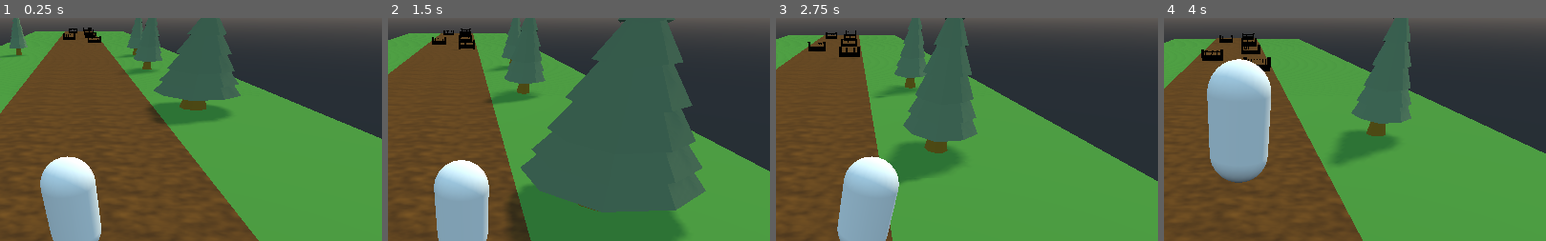
Above: before the commit, frames 1-4 (left to right).
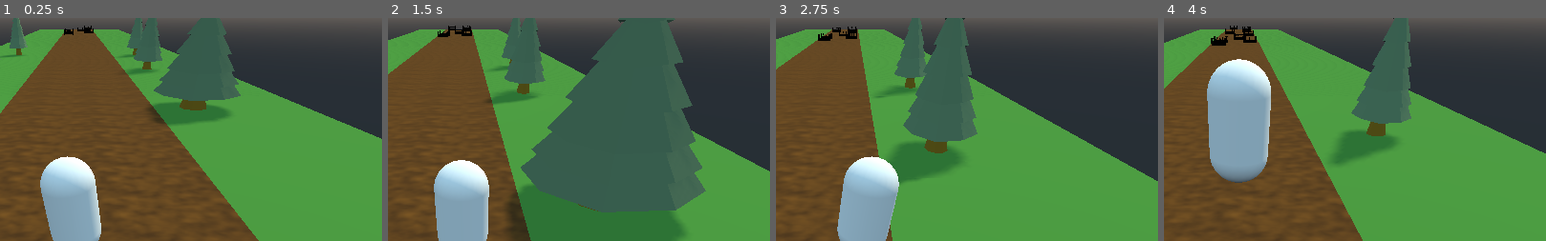
Above: after the commit, the same moments.

Repository: TaaviKodari/2022SyksyKe1830_GodotRunner
Game: Godot game, scene res://Main.tscn
Same seed, same stepped clock (60 frames per second), same inputs: the game is played once before the commit and once after it.
Inputs:
- Up to frame 1 (0.25 s): no input
- Up to frame 2 (1.5 s): hold D (move_right) 0.53-1.28 s; tap Space (jump) at 0.77 s; hold A (move_left) from 1.28 s (still down)
- Up to frame 3 (2.75 s): tap Space (jump) at 1.52 s; release A (move_left) at 2.03 s; hold D (move_right) from 2.03 s (still down)
- Up to frame 4 (4 s): tap Space (jump) at 3.02, 3.77 s; release D (move_right) at 3.53 s; hold A (move_left) from 3.53 s (still down)
The pictures show only the part of the screen within x 40-90%, y 10-60%; the shares and areas given below are measured in that part.

The runs differ from the first frame. In frame 1, 0.4% of the frame differs, in the area x 9-32%, y 3-12%; in frame 2, 0.7%; in frame 3, 1.1%; in frame 4, 1.8%, in the area x 3-35%, y 3-24%.

Commit message:
roadBase scripti luotu

Diff:
--- a/Main.gd
+++ b/Main.gd
@@ -4,13 +4,34 @@
 var jump_length : float = 5.5
 var jump_height : float = 2.0
 
+var initial_road_count :int = 5
+var road_scenes = [
+	load("res://Road1.tscn"),
+	load("res://Road2.tscn"),
+	load("res://Road3.tscn"),
+]
+
 onready var player = $Player
 onready var camera_pivot = $CameraPivot
 # Called when the node enters the scene tree for the first time.
 func _ready():
 	player.setup_jump(jump_length, jump_height, run_speed)
+	randomize()
+
+	for i in range(initial_road_count):
+		var road = make_random_road()
+		road.translation.z = -(i+1) * 50
+		add_child(road)
 
 
 func _physics_process(delta):
+	if player.translation.z < -50:
+		player.translation.z += 50
+
 	camera_pivot.translation = player.translation
 	camera_pivot.translation.y = 0
+
+func make_random_road():
+	var road_scene = road_scenes[randi() % road_scenes.size()]
+	var road = road_scene.instance()
+	return road
--- a/Main.tscn
+++ b/Main.tscn
@@ -1,9 +1,8 @@
-[gd_scene load_steps=5 format=2]
+[gd_scene load_steps=4 format=2]
 
 [ext_resource path="res://Player.tscn" type="PackedScene" id=1]
 [ext_resource path="res://RoadStart.tscn" type="PackedScene" id=2]
 [ext_resource path="res://Main.gd" type="Script" id=3]
-[ext_resource path="res://Road1.tscn" type="PackedScene" id=4]
 
 [node name="Main" type="Spatial"]
 script = ExtResource( 3 )
@@ -20,9 +19,6 @@
 light_color = Color( 0.921569, 0.894118, 0.772549, 1 )
 shadow_enabled = true
 
-[node name="Road1" parent="." instance=ExtResource( 4 )]
-transform = Transform( 1, 0, 0, 0, 1, 0, 0, 0, 1, 0, 0, -50 )
-
 [node name="CameraPivot" type="Spatial" parent="."]
 
 [node name="Camera" type="Camera" parent="CameraPivot"]
--- /dev/null
+++ b/RoadBase.gd
@@ -0,0 +1,16 @@
+extends Spatial
+
+
+# Declare member variables here. Examples:
+# var a = 2
+# var b = "text"
+
+
+# Called when the node enters the scene tree for the first time.
+func _ready():
+	pass # Replace with function body.
+
+
+# Called every frame. 'delta' is the elapsed time since the previous frame.
+#func _process(delta):
+#	pass
--- a/RoadBase.tscn
+++ b/RoadBase.tscn
@@ -1,4 +1,6 @@
-[gd_scene load_steps=9 format=2]
+[gd_scene load_steps=10 format=2]
+
+[ext_resource path="res://RoadBase.gd" type="Script" id=1]
 
 [sub_resource type="SpatialMaterial" id=1]
 albedo_color = Color( 0.278431, 0.54902, 0.203922, 1 )
@@ -29,6 +31,7 @@
 data = PoolVector3Array( -4, 0.6, 25, 4, 0.6, 25, -4, -0.6, 25, 4, 0.6, 25, 4, -0.6, 25, -4, -0.6, 25, 4, 0.6, -25, -4, …(392 unchanged characters)…
 
 [node name="RoadBase" type="Spatial"]
+script = ExtResource( 1 )
 
 [node name="Grass" type="MeshInstance" parent="."]
 transform = Transform( 1, 0, 0, 0, 1, 0, 0, 0, 1, 0, 0, -25 )
